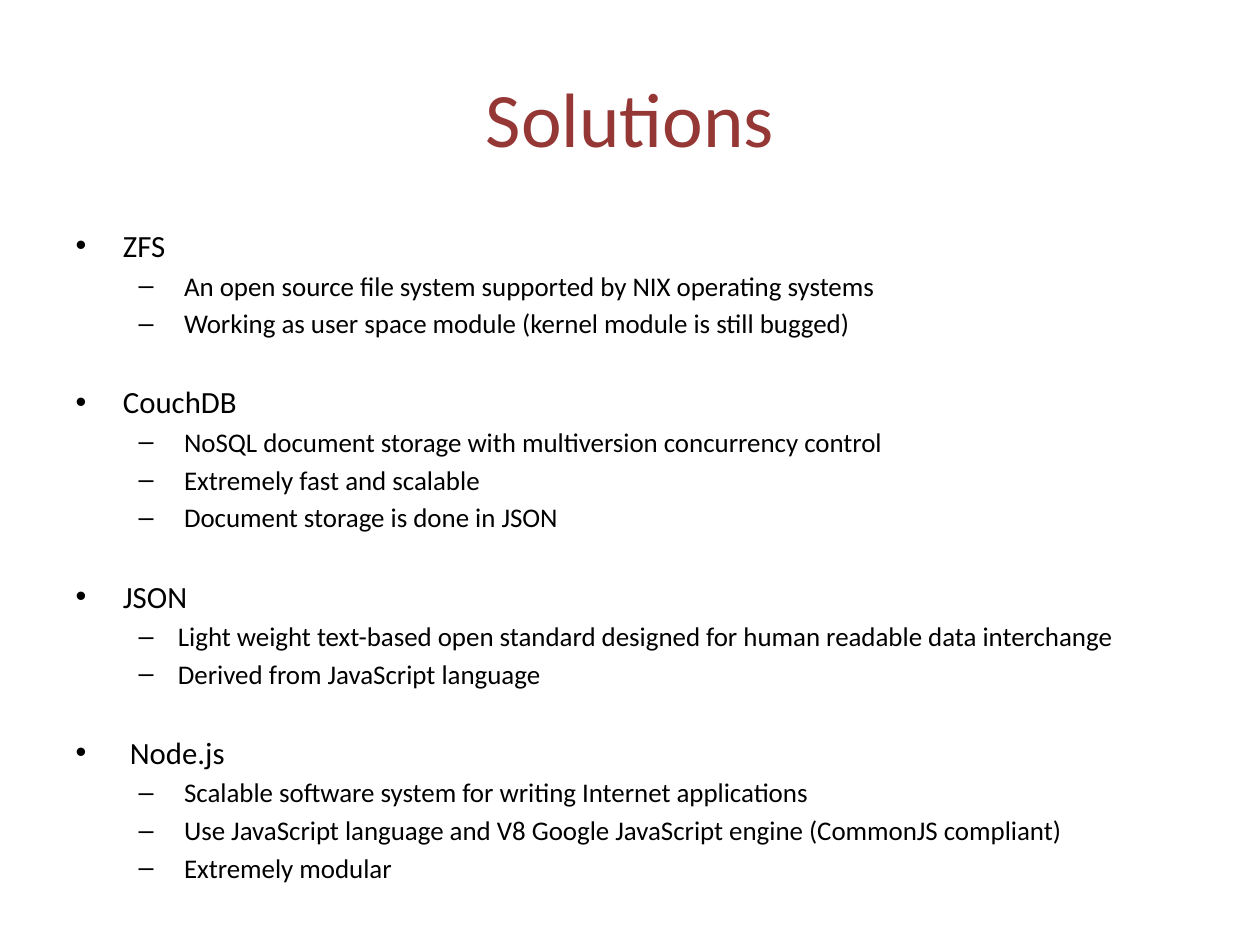
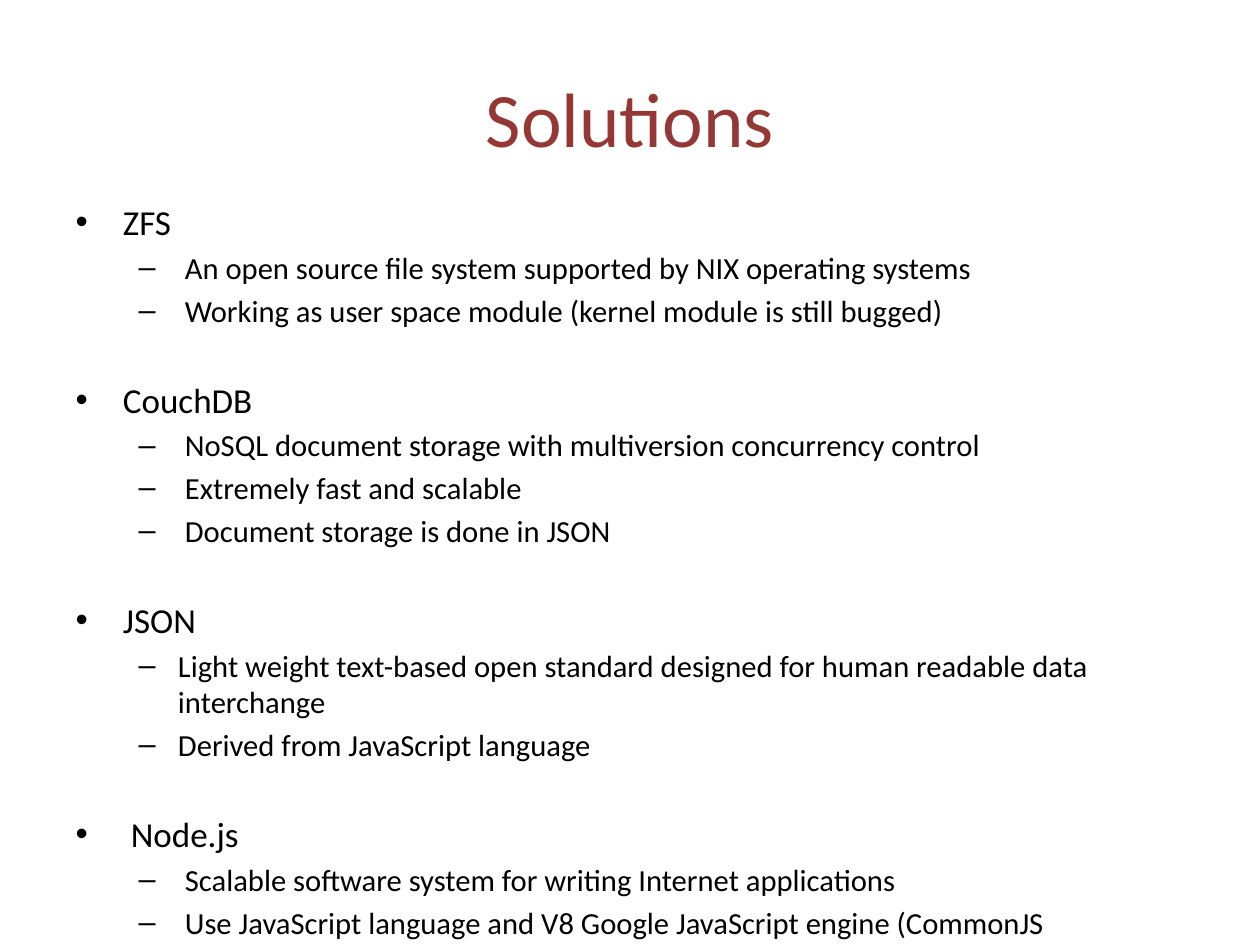
Before and after one commit to cvdlab-projects/webpdb, a slide deck: slide 5 of docs/webPDB.pptx. Drawn at 1260x945 pixels with LibreOffice and Linux fonts; fonts in the diff are those of the drawing. Boxes give left, top, right and bottom in pixels: in the first picture for what was removed or moved away, otherwise in the second. Text is boxed around its words. In the diff, an @@ line names an element or a change of style, - is before the commit and + after.

```diff
--- a/docs/webPDB.pptx
+++ b/docs/webPDB.pptx
@@ text "ZFS" moved from (x1=123, y1=237, x2=1112, y2=845) to (x1=123, y1=212, x2=1087, y2=940) @@
@@ text "ZFS" at (x1=123, y1=212, x2=1087, y2=940): size 17.6 to 20 pt in "ZFS", "CouchDB", "JSON", "Node.js"; size 15.4 to 17.5 pt @@
```
Also in this commit, not shown: 2 other slides changed, 3 slides added.
